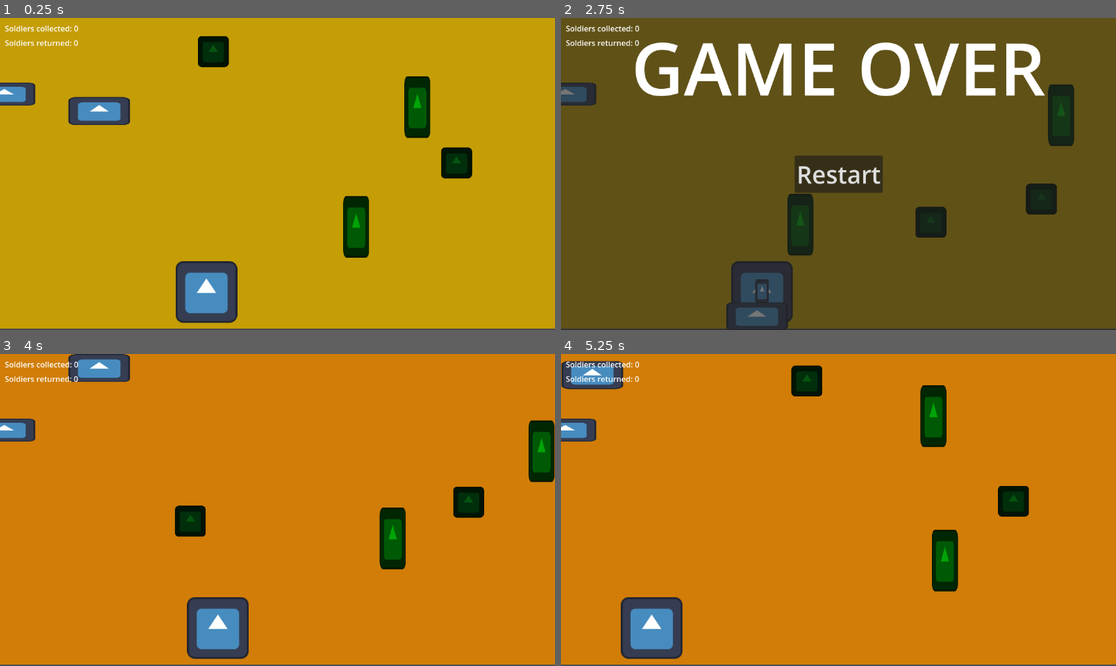
Above: before the commit, frames 1-4 (two rows, left to right).
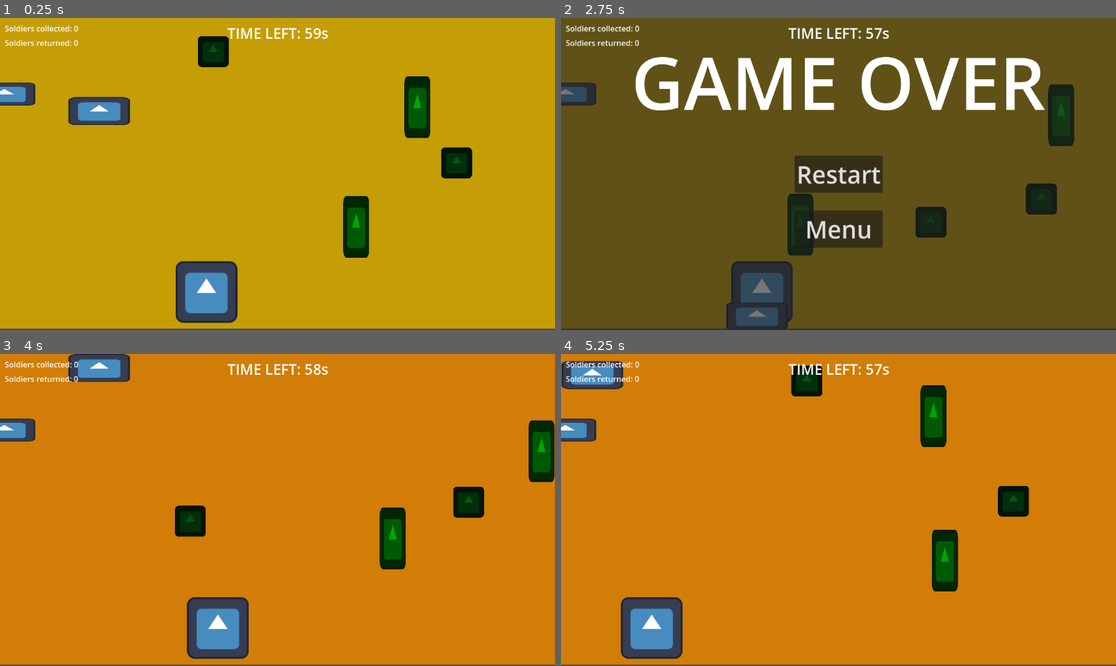
Above: after the commit, the same moments.

Repository: Eefschmeef2310/GDS1-Lab-1
Game: Godot game, scene res://Levels/Main.tscn
The game is run twice, just before and just after one commit, with the same random seed, the same clock (stepped at 60 frames per second) and the same inputs. The project has no main scene, so this scene is started directly. The engine's default icon, where the game draws it, is replaced by a stand-in: a white triangle on a blue panel in a dark square.
Inputs:
- Up to frame 1 (0.25 s): no input
- Up to frame 2 (2.75 s): tap Enter (ui_accept) at 0.5, 0.77, 1.52 s; hold D (Right) 0.53-1.28 s; hold S (Down) 1.28-2.03 s; hold D (Right) from 2.03 s (still down)
- Up to frame 3 (4 s): release D (Right) at 2.75 s; click "Restart" at 2.75 s; hold W (Up) from 3.53 s (still down); tap Enter (ui_accept) at 3.77 s
- Up to frame 4 (5.25 s): release W (Up) at 4.28 s; hold A (Left) from 4.28 s (still down); tap Enter (ui_accept) at 4.52 s

The runs differ from the first frame. In frame 1, 0.3% of the frame differs, in the area x 40-60%, y 3-7%; in frame 2, 8.7%, in the area x 13-88%, y 3-92%; in frame 3, 0.3%; in frame 4, 0.3%.

Commit message:
timer added

Diff:
--- a/Levels/Main.tscn
+++ b/Levels/Main.tscn
@@ -15,6 +15,9 @@
 
 [sub_resource type="RectangleShape2D" id="RectangleShape2D_hrlju"]
 size = Vector2(38, 648)
+
+[sub_resource type="LabelSettings" id="LabelSettings_6if2d"]
+font_size = 30
 
 [node name="Main" type="Node2D"]
 script = ExtResource("1_r1k2k")
@@ -53,7 +56,7 @@
 [node name="Player" parent="." instance=ExtResource("1_1qo66")]
 position = Vector2(206, 181)
 
-[node name="UI" type="CanvasLayer" parent="."]
+[node name="UI" type="CanvasLayer" parent="." groups=["ui"]]
 script = ExtResource("4_jucwd")
 
 [node name="Collected" type="Label" parent="UI"]
@@ -70,13 +73,31 @@
 offset_bottom = 63.0
 text = "Soldiers returned: 0"
 
+[node name="TimeLeft" type="Label" parent="UI"]
+anchors_preset = 5
+anchor_left = 0.5
+anchor_right = 0.5
+offset_left = -56.0
+offset_top = 10.0
+offset_right = 56.0
+offset_bottom = 33.0
+grow_horizontal = 2
+text = "TIME LEFT: 60s"
+label_settings = SubResource("LabelSettings_6if2d")
+horizontal_alignment = 1
+vertical_alignment = 1
+
+[node name="GameOverTimer" type="Timer" parent="UI"]
+wait_time = 60.0
+autostart = true
+
 [node name="Camera2D" type="Camera2D" parent="."]
 position = Vector2(576, 324)
 position_smoothing_enabled = true
 script = ExtResource("7_kjuxp")
 
-[connection signal="soldier_dropped" from="LevelContainer/Hangar" to="UI" method="_on_hangar_soldier_dropped"]
 [connection signal="_on_obstacle_hit" from="Player" to="UI" method="_on_player__on_obstacle_hit"]
 [connection signal="soldier_collected" from="Player" to="UI" method="_on_player_soldier_collected"]
+[connection signal="timeout" from="UI/GameOverTimer" to="UI" method="_on_game_over_timer_timeout"]
 
 [editable path="LevelContainer"]
--- a/Levels/level.gd
+++ b/Levels/level.gd
@@ -7,14 +7,8 @@
 @onready var hangar = $Hangar
 
 func _ready():
-	hangar.soldier_dropped.connect(_soldier_released)
 	get_parent().generate_level.connect(generate_objects)
 	get_parent().init_new_level(self)
-
-func _soldier_released():
-	if !get_tree().get_nodes_in_group("soldier").size():
-		add_child(LEVEL_COMPLETE_UI.instantiate())
-		level_complete.emit()
 
 func _on_visible_on_screen_notifier_2d_screen_exited():
 	if $VisibleOnScreenNotifier2D.process_mode == PROCESS_MODE_INHERIT:
@@ -24,3 +18,8 @@
 	$VisibleOnScreenNotifier2D.process_mode = Node.PROCESS_MODE_INHERIT
 	get_parent().generate_level.disconnect(generate_objects)
 	$ObjectGenerator.generate_level()
+
+func _on_hangar_soldier_dropped():
+	if !get_tree().get_nodes_in_group("soldier").size():
+		add_child(LEVEL_COMPLETE_UI.instantiate())
+		level_complete.emit()
--- a/Levels/level_container.tscn
+++ b/Levels/level_container.tscn
@@ -38,4 +38,5 @@
 position = Vector2(576, 324.5)
 scale = Vector2(57.5, 32.25)
 
+[connection signal="soldier_dropped" from="Hangar" to="." method="_on_hangar_soldier_dropped"]
 [connection signal="screen_exited" from="VisibleOnScreenNotifier2D" to="." method="_on_visible_on_screen_notifier_2d_screen_exited"]
--- a/Levels/main.gd
+++ b/Levels/main.gd
@@ -9,7 +9,11 @@
 func _ready():
 	generate_level.emit()
 
+	for i in get_tree().get_nodes_in_group("bullet"):
+		i.queue_free()
+
 func _on_level_container_level_complete():
+	$UI.level_container_complete()
 	camera.moving = true
 
 	var new_level = LEVEL_CONTAINER.instantiate()
--- a/Levels/ui.gd
+++ b/Levels/ui.gd
@@ -1,6 +1,10 @@
 extends CanvasLayer
 
+@export var soldier_time_increase : float = 5
+@export var level_container_completer_time_increase : float = 30
+
 @onready var player = $"../Player"
+@onready var game_over_timer : Timer = $GameOverTimer
 
 const GAME_OVER = preload("res://menus/game_over.tscn")
 
@@ -15,3 +19,14 @@
 func _on_hangar_soldier_dropped():
 	soldiers_returned += player.soldiers_carrying
 	$Returned.text = "Soldiers returned: " + str(soldiers_returned)
+
+	game_over_timer.start(game_over_timer.time_left + soldier_time_increase)
+
+func _process(_delta):
+	$TimeLeft.text = "TIME LEFT: " + str(int(game_over_timer.time_left)) + "s"
+
+func _on_game_over_timer_timeout():
+	_on_player__on_obstacle_hit()
+
+func level_container_complete():
+	game_over_timer.start(game_over_timer.time_left + level_container_completer_time_increase)
--- a/Soldiers/soldier.gd
+++ b/Soldiers/soldier.gd
@@ -1,6 +1,6 @@
 extends Area2D
 
 func _on_body_entered(body):
-	if body.is_in_group("player"):
+	if body.is_in_group("player") and body.soldiers_carrying < 3:
 		body.soldiers_carrying += 1
 		queue_free()
--- a/menus/game_over.gd
+++ b/menus/game_over.gd
@@ -3,7 +3,13 @@
 func _ready():
 	get_tree().paused = true
 
+func move(level : String):
+	get_tree().paused = false
+	get_tree().change_scene_to_file(level)
+	queue_free()
+
 func _on_restart_pressed():
-	get_tree().paused = false
-	get_tree().change_scene_to_file("res://Levels/Main.tscn")
-	queue_free()
+	move("res://Levels/Main.tscn")
+
+func _on_menu_pressed():
+	move("res://menus/main_menu.tscn")
--- a/menus/game_over.tscn
+++ b/menus/game_over.tscn
@@ -28,7 +28,8 @@
 layout_mode = 1
 anchors_preset = 10
 anchor_right = 1.0
-offset_bottom = 23.0
+offset_top = 30.0
+offset_bottom = 235.0
 grow_horizontal = 2
 text = "GAME OVER"
 label_settings = SubResource("LabelSettings_1lpw0")
@@ -50,4 +51,21 @@
 theme_override_font_sizes/font_size = 50
 text = "Restart"
 
+[node name="Menu" type="Button" parent="."]
+layout_mode = 1
+anchors_preset = 8
+anchor_left = 0.5
+anchor_top = 0.5
+anchor_right = 0.5
+anchor_bottom = 0.5
+offset_left = -92.0
+offset_top = 76.0
+offset_right = 92.0
+offset_bottom = 153.0
+grow_horizontal = 2
+grow_vertical = 2
+theme_override_font_sizes/font_size = 50
+text = "Menu"
+
 [connection signal="pressed" from="Restart" to="." method="_on_restart_pressed"]
+[connection signal="pressed" from="Menu" to="." method="_on_menu_pressed"]
--- /dev/null
+++ b/menus/main_menu.gd
@@ -0,0 +1,7 @@
+extends Control
+
+func _on_quit_pressed():
+	get_tree().quit()
+
+func _on_play_pressed():
+	get_tree().change_scene_to_file("res://Levels/Main.tscn")
--- /dev/null
+++ b/menus/main_menu.tscn
@@ -0,0 +1,73 @@
+[gd_scene load_steps=3 format=3 uid="uid://c22bxnpm6pj13"]
+
+[ext_resource type="Script" path="res://menus/main_menu.gd" id="1_ieh4o"]
+
+[sub_resource type="LabelSettings" id="LabelSettings_vr1p5"]
+font_size = 120
+
+[node name="MainMenu" type="Control"]
+layout_mode = 3
+anchors_preset = 15
+anchor_right = 1.0
+anchor_bottom = 1.0
+grow_horizontal = 2
+grow_vertical = 2
+script = ExtResource("1_ieh4o")
+
+[node name="ColorRect" type="ColorRect" parent="."]
+layout_mode = 1
+anchors_preset = 15
+anchor_right = 1.0
+anchor_bottom = 1.0
+grow_horizontal = 2
+grow_vertical = 2
+color = Color(1, 1, 1, 0.231373)
+
+[node name="Title" type="Label" parent="."]
+layout_mode = 1
+anchors_preset = 5
+anchor_left = 0.5
+anchor_right = 0.5
+offset_left = -318.5
+offset_top = 80.0
+offset_right = 318.5
+offset_bottom = 245.0
+grow_horizontal = 2
+text = "TITLE HERE"
+label_settings = SubResource("LabelSettings_vr1p5")
+horizontal_alignment = 1
+
+[node name="Play" type="Button" parent="."]
+layout_mode = 1
+anchors_preset = 8
+anchor_left = 0.5
+anchor_top = 0.5
+anchor_right = 0.5
+anchor_bottom = 0.5
+offset_left = -117.0
+offset_top = -38.0
+offset_right = 117.0
+offset_bottom = 39.0
+grow_horizontal = 2
+grow_vertical = 2
+theme_override_font_sizes/font_size = 50
+text = "PLAY"
+
+[node name="Quit" type="Button" parent="."]
+layout_mode = 1
+anchors_preset = 8
+anchor_left = 0.5
+anchor_top = 0.5
+anchor_right = 0.5
+anchor_bottom = 0.5
+offset_left = -117.0
+offset_top = 76.0
+offset_right = 117.0
+offset_bottom = 153.0
+grow_horizontal = 2
+grow_vertical = 2
+theme_override_font_sizes/font_size = 50
+text = "QUIT"
+
+[connection signal="pressed" from="Play" to="." method="_on_play_pressed"]
+[connection signal="pressed" from="Quit" to="." method="_on_quit_pressed"]
--- a/objects/hangar.gd
+++ b/objects/hangar.gd
@@ -1,6 +1,12 @@
 extends Area2D
 
+var ui : CanvasLayer
+
 signal soldier_dropped()
+
+func _ready():
+	ui = get_tree().get_first_node_in_group("ui")
+	soldier_dropped.connect(ui._on_hangar_soldier_dropped)
 
 func _on_body_entered(body):
 	if body.is_in_group("player") && body.soldiers_carrying > 0:
--- a/project.godot
+++ b/project.godot
@@ -20,6 +20,7 @@
 "res://Levels/": "blue",
 "res://Player/": "green",
 "res://Soldiers/": "orange",
+"res://audio/": "gray",
 "res://menus/": "purple",
 "res://objects/": "yellow",
 "res://tank/": "pink",
--- a/tank/bullet.gd
+++ b/tank/bullet.gd
@@ -8,3 +8,7 @@
 func _on_body_entered(body):
 	if body.is_in_group("player"):
 		body.obstacle_hit()
+		queue_free()
+
+func _on_visible_on_screen_notifier_2d_screen_exited():
+	queue_free()
--- a/tank/bullet.tscn
+++ b/tank/bullet.tscn
@@ -7,7 +7,7 @@
 radius = 14.0
 height = 48.0
 
-[node name="Bullet" type="Area2D"]
+[node name="Bullet" type="Area2D" groups=["bullet"]]
 script = ExtResource("1_e6xjo")
 
 [node name="Icon" type="Sprite2D" parent="."]
@@ -17,4 +17,8 @@
 [node name="CollisionShape2D" type="CollisionShape2D" parent="."]
 shape = SubResource("CapsuleShape2D_cvavs")
 
+[node name="VisibleOnScreenNotifier2D" type="VisibleOnScreenNotifier2D" parent="."]
+scale = Vector2(1.4, 2.4)
+
 [connection signal="body_entered" from="." to="." method="_on_body_entered"]
+[connection signal="screen_exited" from="VisibleOnScreenNotifier2D" to="." method="_on_visible_on_screen_notifier_2d_screen_exited"]
--- a/ui/level_complete_ui.tscn
+++ b/ui/level_complete_ui.tscn
@@ -1,9 +1,6 @@
-[gd_scene load_steps=3 format=3 uid="uid://daoojve4dbtaf"]
+[gd_scene load_steps=2 format=3 uid="uid://daoojve4dbtaf"]
 
 [ext_resource type="Texture2D" uid="uid://bng3b2m0cskmv" path="res://icon.svg" id="1_ybpqe"]
-
-[sub_resource type="LabelSettings" id="LabelSettings_4gpws"]
-font_size = 40
 
 [node name="LevelCompleteUi" type="Control"]
 layout_mode = 3
@@ -17,19 +14,3 @@
 modulate = Color(0.858824, 0.690196, 0, 1)
 position = Vector2(576, 217)
 texture = ExtResource("1_ybpqe")
-
-[node name="Label" type="Label" parent="."]
-layout_mode = 1
-anchors_preset = 8
-anchor_left = 0.5
-anchor_top = 0.5
-anchor_right = 0.5
-anchor_bottom = 0.5
-offset_left = -81.0
-offset_top = -11.5
-offset_right = 81.0
-offset_bottom = 11.5
-grow_horizontal = 2
-grow_vertical = 2
-text = "ALL SOLDIERS GONE!"
-label_settings = SubResource("LabelSettings_4gpws")
Not shown: 1 places in Levels/Main.tscn that only renumber resources
Not shown, added: audio/sfx/Shooting.wav.import
Not shown, added: audio/sfx/click-game-menu-universfield-pixabay.mp3.import
Not shown, added: audio/sfx/click-menu-app-universfield-pixabay.mp3.import
Not shown, added: audio/sfx/crashing-pixabay.mp3.import
Not shown, added: audio/sfx/helicopter-rotor-sound-effectpart-2-pixabay.mp3.import
Not shown, added: audio/sfx/Shooting.wav
Not shown, added: audio/sfx/click-game-menu-universfield-pixabay.mp3
Not shown, added: audio/sfx/click-menu-app-universfield-pixabay.mp3
Not shown, added: audio/sfx/crashing-pixabay.mp3
Not shown, added: audio/sfx/helicopter-rotor-sound-effectpart-2-pixabay.mp3
